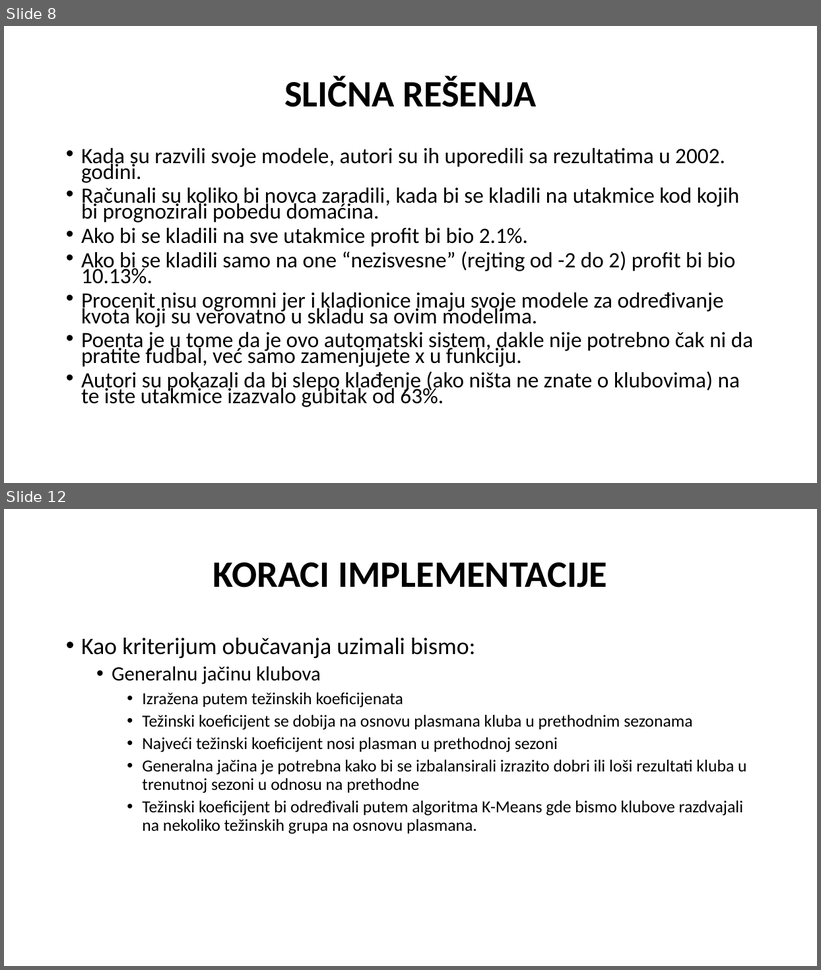
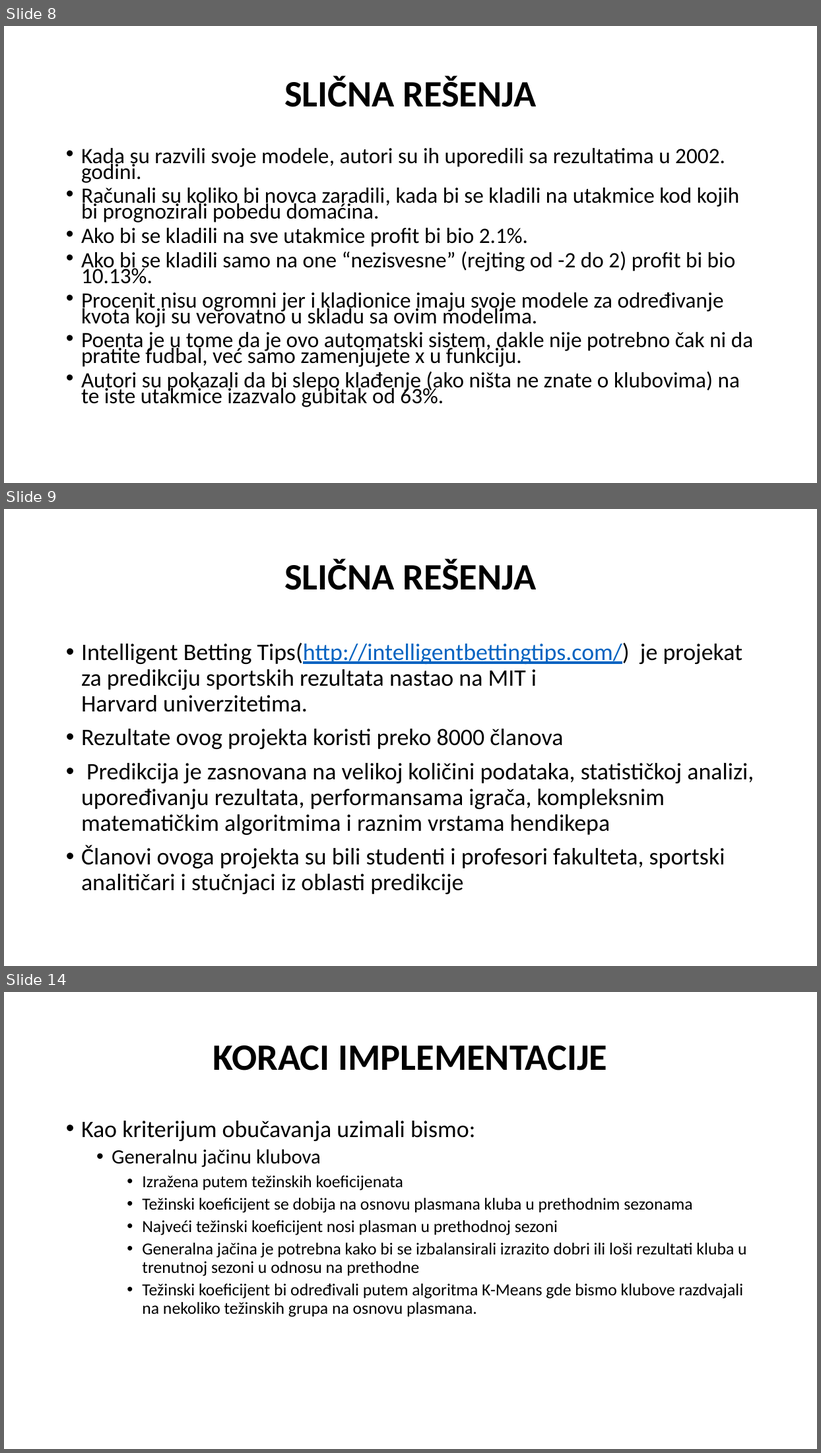
Before and after one commit to nemanjarogic/handball-betting-prediction, a slide deck: presentation-handball-betting.pptx. Shown one above the other, each under a label of ours: slides 8 and 12 before the commit, slides 8, 9 and 14 after it; the slides between them are not shown. The pictures are 821x970 and 821x1453 pixels, drawn with LibreOffice and Linux fonts; fonts in the diff are those of the drawing. Boxes give left, top, right and bottom in pixels: in the first picture for what was removed or moved away, otherwise in the second. Text is boxed around its words. In the diff, an @@ line names an element or a change of style, - is before the commit and + after.

```diff
--- a/presentation-handball-betting.pptx
+++ b/presentation-handball-betting.pptx
@@ slide 9 added at box(4, 509, 817, 966), background #FFFFFF @@
@@ title added at box(284, 559, 537, 590), 44 pt, text #000000, bold @@
+SLIČNA REŠENJA
@@ text added at box(81, 643, 754, 894), 28 pt, text #000000 @@
+• Intelligent Betting Tips(http://intelligentbettingtips.com/) je projekat za predikciju sportskih rezultata nastao na MIT i Harvard univerzitetima.
+• Rezultate ovog projekta koristi preko 8000 članova
+• Predikcija je zasnovana na velikoj količini podataka, statističkoj analizi, upoređivanju rezultata, performansama igrača, kompleksnim matematičkim algoritmima i raznim vrstama hendikepa
+• Članovi ovoga projekta su bili studenti i profesori fakulteta, sportski analitičari i stučnjaci iz oblasti predikcije
@@ what was slide 12 is now slide 14 @@
```
Also in this commit, not shown: 5 slides changed, 4 other slides added.
